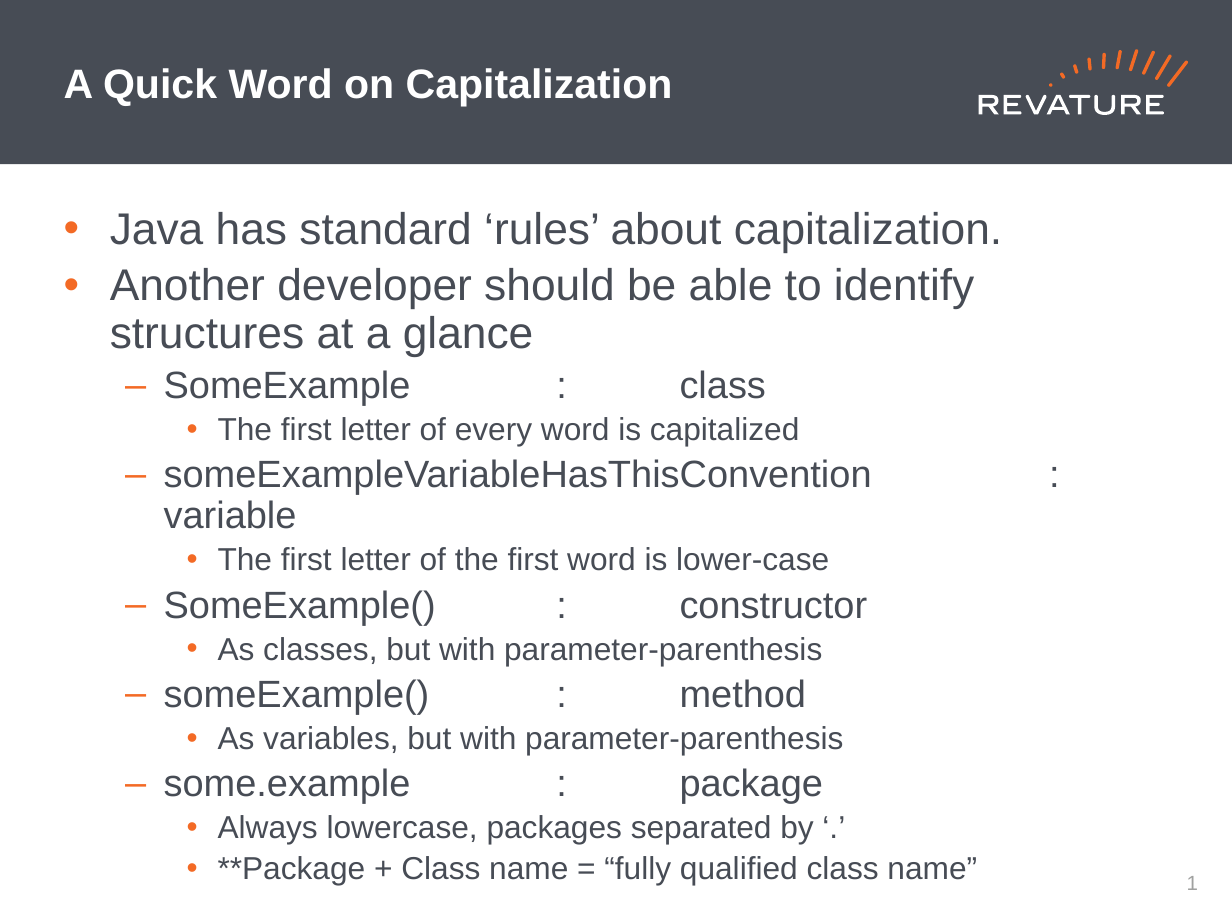
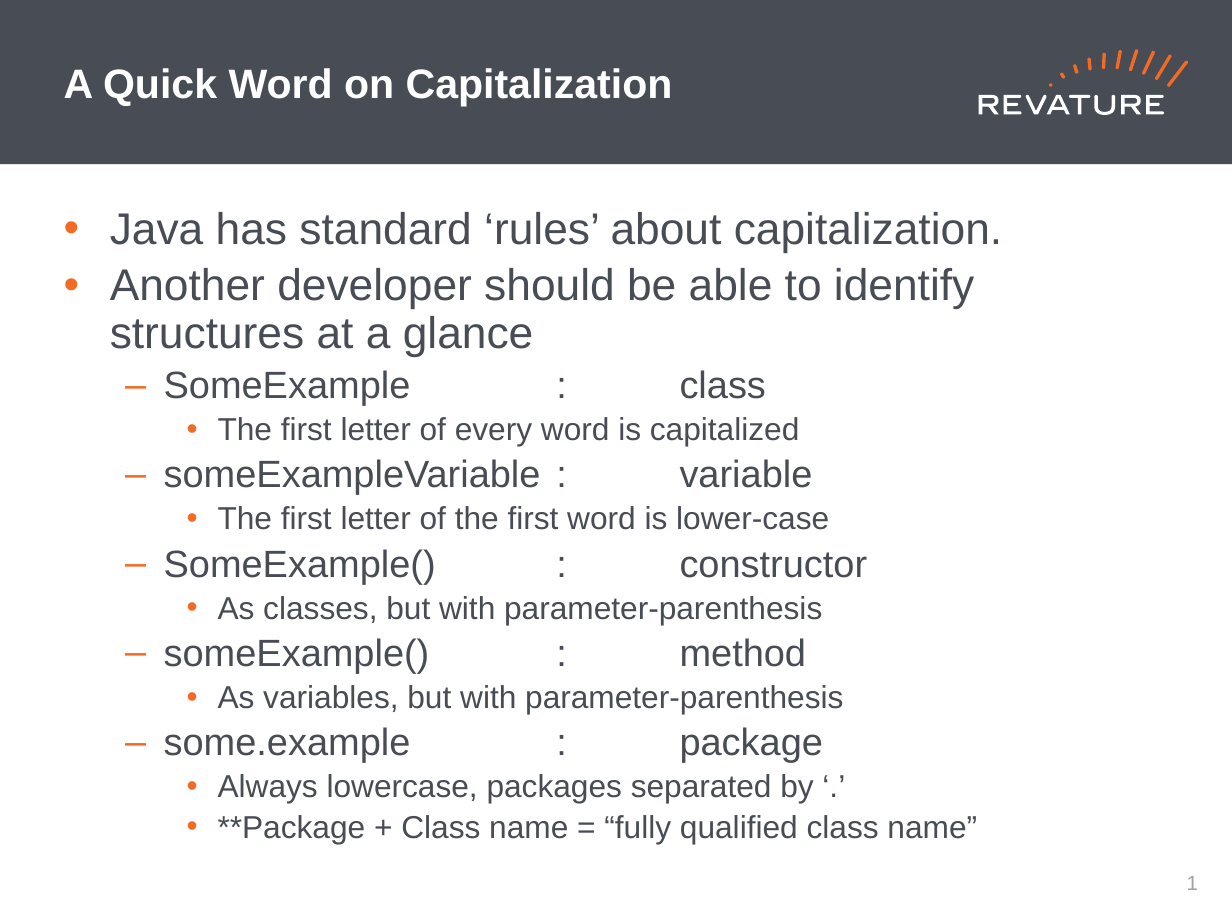
Before and after one commit to jhigherevature/ROCP-210208, a slide deck: slide 2 of powerpoints/Roc_Day5.pptx. Drawn at 1232x924 pixels with LibreOffice and Linux fonts; fonts in the diff are those of the drawing. Boxes give left, top, right and bottom in pixels: in the first picture for what was removed or moved away, otherwise in the second. Text is boxed around its words. In the diff, an @@ line names an element or a change of style, - is before the commit and + after.

```diff
--- a/powerpoints/Roc_Day5.pptx
+++ b/powerpoints/Roc_Day5.pptx
@@ text at bbox=[164, 459, 813, 495]: text changed @@
-  – someExampleVariableHasThisConvention : variable
+  – someExampleVariable : variable
```
Also in this commit, not shown: 1 other file.
